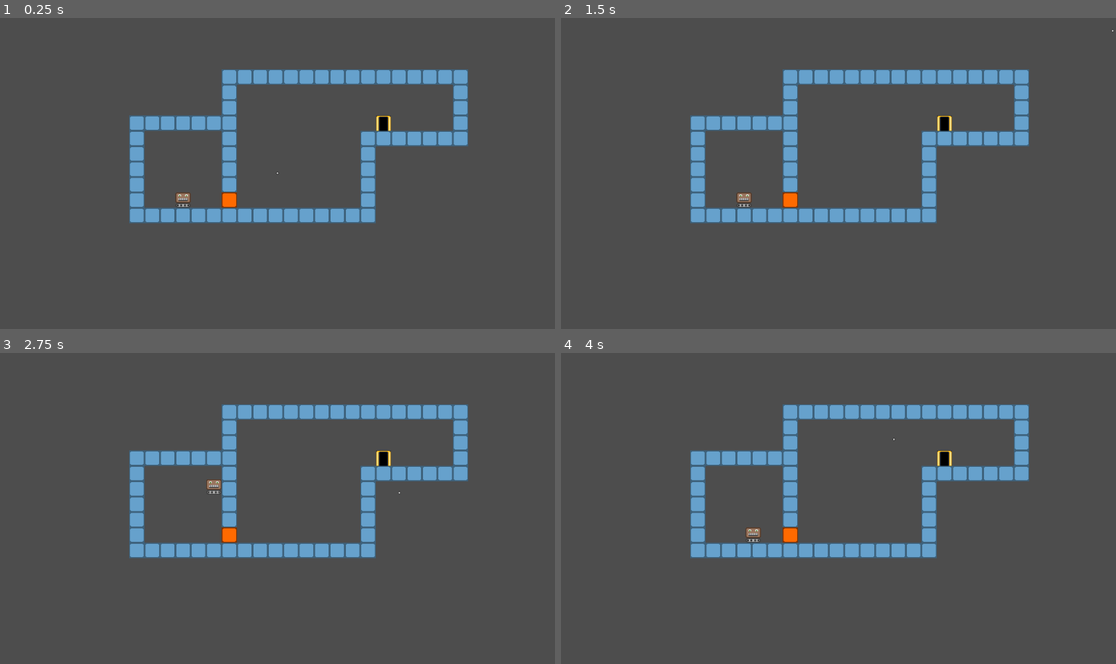
Above: before the commit, frames 1-4 (two rows, left to right).
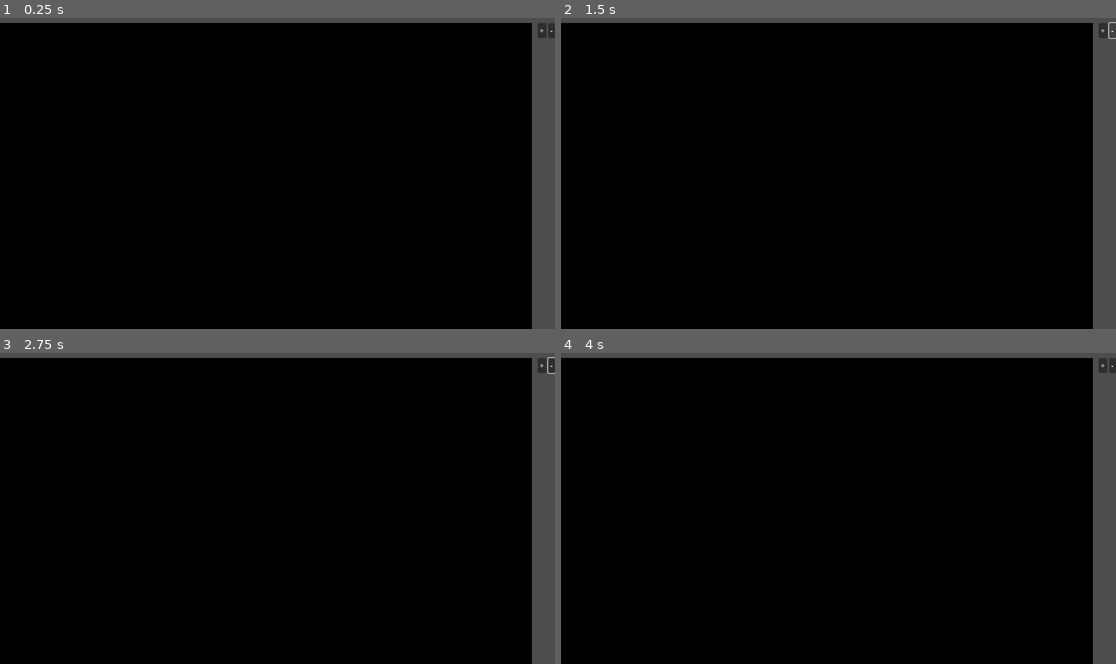
Above: after the commit, the same moments.

Repository: krotomo/glue-gun-game
Game: Godot game, scene res://editor/editor.tscn
Two runs of this game, one before a commit and one after it. Both use one fixed random seed, a clock stepped at 60 frames per second and the inputs below. Before the commit the project starts from res://scenes/main.tscn.
Inputs (mouse positions are in pixels of both pictures, inside the frame that each line leads up to):
- Up to frame 1 (0.25 s): no input
- Up to frame 2 (1.5 s): click (1104, 30) at 0.5 s, where only the run after the commit has a clickable "+"; click (1110, 30) at 1.25 s, where only the run after the commit has a clickable "-"
- Up to frame 3 (2.75 s): tap Enter at 2 s; move the mouse to (399, 492) at 2.02 s; hold D (move_right) from 2.03 s (still down); hold W (interact) from 2.03 s (still down); tap Space (jump) at 2.27 s
- Up to frame 4 (4 s): move the mouse to (727, 524) at 2.77 s; release D (move_right) at 2.78 s; release W (interact) at 2.78 s; hold A (move_left) 2.78-3.53 s; click (727, 524) at 2.85 s; tap Space (jump) at 3.02 s; move the mouse to (894, 440) at 3.52 s; hold D (move_right) from 3.53 s (still down); hold W (interact) from 3.53 s (still down)

The runs differ from the first frame. In frame 1, 94% of the frame differs, in the area x 0-100%, y 1-100%; in frame 2, 94%; in frame 3, 94%; in frame 4, 94%.

Commit message:
black bg

Diff:
--- a/editor/editor.tscn
+++ b/editor/editor.tscn
@@ -1,9 +1,13 @@
 [gd_scene format=3 uid="uid://d3ifynyaqjt1b"]
 
 [node name="VSplitContainer" type="VSplitContainer"]
-offset_bottom = 8.0
+anchors_preset = 15
+anchor_right = 1.0
+anchor_bottom = 1.0
+grow_horizontal = 2
+grow_vertical = 2
 
-[node name="HBoxContainer" type="HBoxContainer" parent="."]
+[node name="Toolbar" type="HBoxContainer" parent="."]
 layout_mode = 2
 
 [node name="HSplitContainer" type="HSplitContainer" parent="."]
@@ -11,21 +15,33 @@
 
 [node name="SubViewportContainer" type="SubViewportContainer" parent="HSplitContainer"]
 layout_mode = 2
+size_flags_horizontal = 3
+stretch = true
 
 [node name="SubViewport" type="SubViewport" parent="HSplitContainer/SubViewportContainer"]
 handle_input_locally = false
+size = Vector2i(1104, 636)
 render_target_update_mode = 4
 
-[node name="VBoxContainer" type="VBoxContainer" parent="HSplitContainer"]
+[node name="Background" type="ColorRect" parent="HSplitContainer/SubViewportContainer/SubViewport"]
+anchors_preset = 15
+anchor_right = 1.0
+anchor_bottom = 1.0
+grow_horizontal = 2
+grow_vertical = 2
+color = Color(0, 0, 0, 1)
+
+[node name="LayerPanel" type="VBoxContainer" parent="HSplitContainer"]
+layout_mode = 2
+size_flags_horizontal = 8
+
+[node name="LayerPanelButtons" type="HBoxContainer" parent="HSplitContainer/LayerPanel"]
 layout_mode = 2
 
-[node name="HBoxContainer" type="HBoxContainer" parent="HSplitContainer/VBoxContainer"]
-layout_mode = 2
-
-[node name="Button" type="Button" parent="HSplitContainer/VBoxContainer/HBoxContainer"]
+[node name="AddLayerButton" type="Button" parent="HSplitContainer/LayerPanel/LayerPanelButtons"]
 layout_mode = 2
 text = "+"
 
-[node name="Button2" type="Button" parent="HSplitContainer/VBoxContainer/HBoxContainer"]
+[node name="RemoveLayerButton" type="Button" parent="HSplitContainer/LayerPanel/LayerPanelButtons"]
 layout_mode = 2
 text = "-"
--- a/project.godot
+++ b/project.godot
@@ -11,7 +11,7 @@
 [application]
 
 config/name="Godot Glue Gun Game"
-run/main_scene="res://scenes/main.tscn"
+run/main_scene="res://editor/editor.tscn"
 config/features=PackedStringArray("4.3", "Forward Plus")
 
 [autoload]
